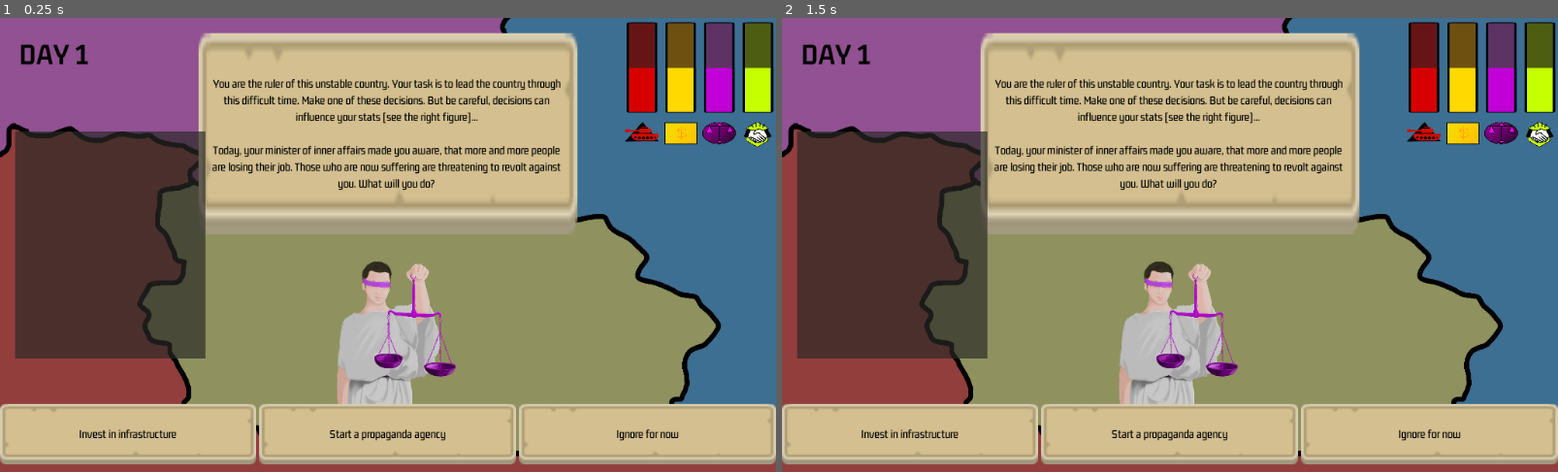
Above: before the commit, frames 1-2 (left to right).
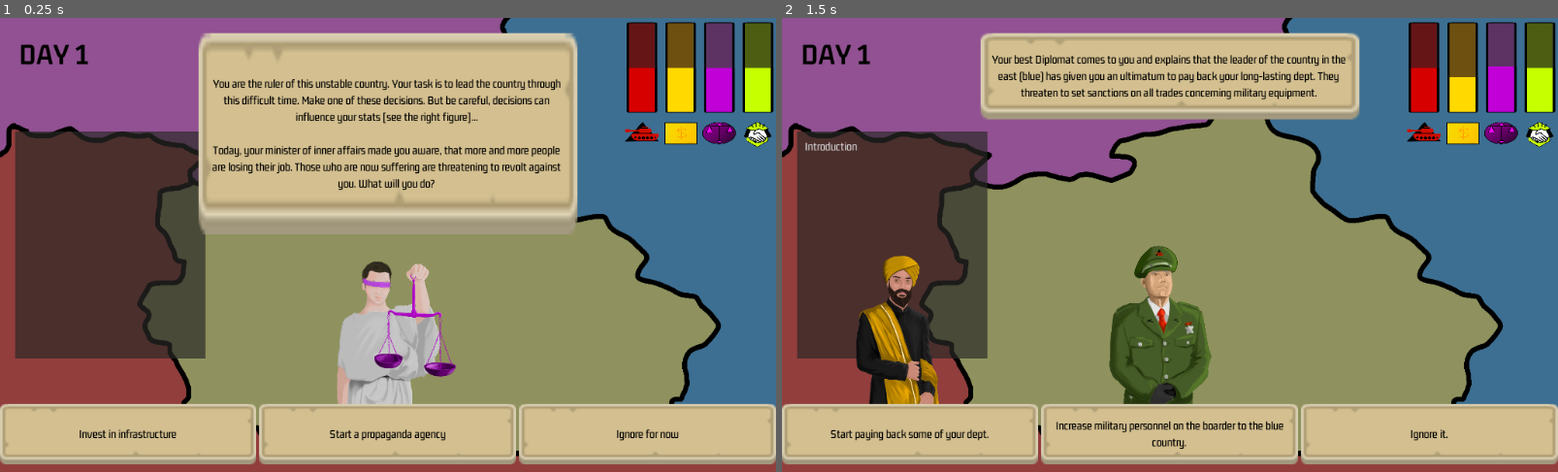
Above: after the commit, the same moments.

Repository: dsg-jam/LD49
Game: Godot game, scene res://scenes/overview.tscn
The game is run twice, just before and just after one commit, with the same random seed, the same clock (stepped at 60 frames per second) and the same inputs.
Inputs (mouse positions are in pixels of both pictures, inside the frame that each line leads up to):
- Up to frame 1 (0.25 s): no input
- Up to frame 2 (1.5 s): tap Enter at 0.5 s; click (913, 435) at 1.27 s

The runs differ from the first frame. In frame 1, 0.2% of the frame differs, in the area x 25-27%, y 25-48%; in frame 2, 24%, in the area x 3-95%, y 3-95%.

Commit message:
Put log just before bg

Diff:
--- a/scenes/overview.tscn
+++ b/scenes/overview.tscn
@@ -26,6 +26,8 @@
 "_edit_use_anchors_": false
 }
 
+[node name="Control" parent="." instance=ExtResource( 7 )]
+
 [node name="Decision" parent="." instance=ExtResource( 1 )]
 visible = false
 
@@ -47,7 +49,5 @@
 text = "DAY 1"
 valign = 2
 
-[node name="Control" parent="." instance=ExtResource( 7 )]
-
 [connection signal="selected" from="Decision" to="." method="_on_Decision_selected"]
 [connection signal="acknowledged" from="Event" to="." method="_on_Event_acknowledged"]
